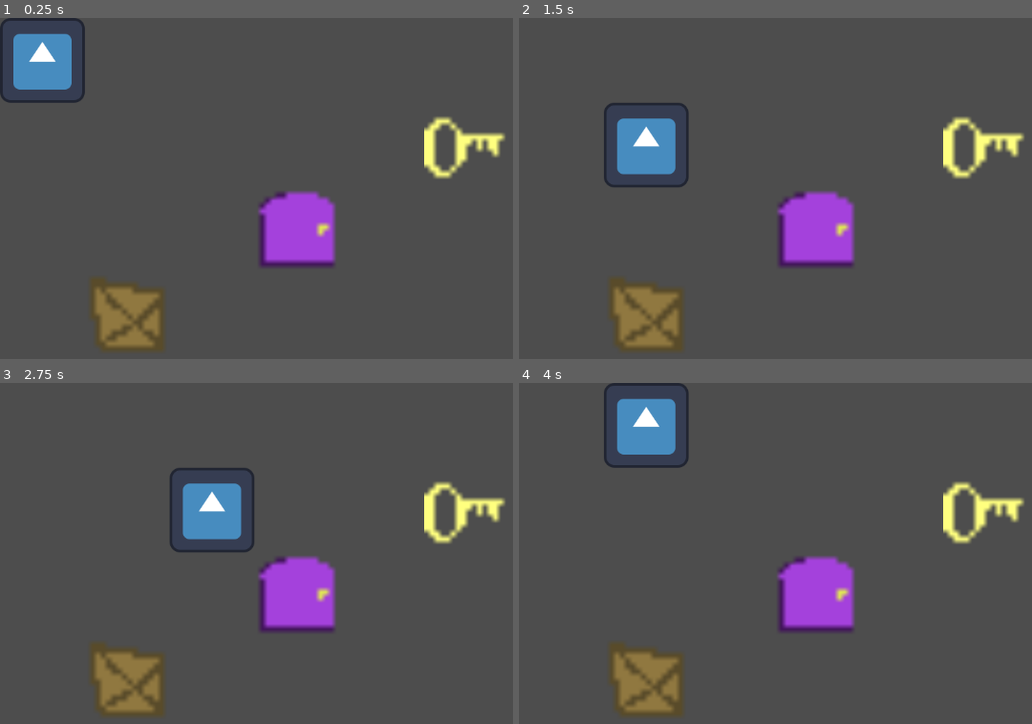
Above: before the commit, frames 1-4 (two rows, left to right).
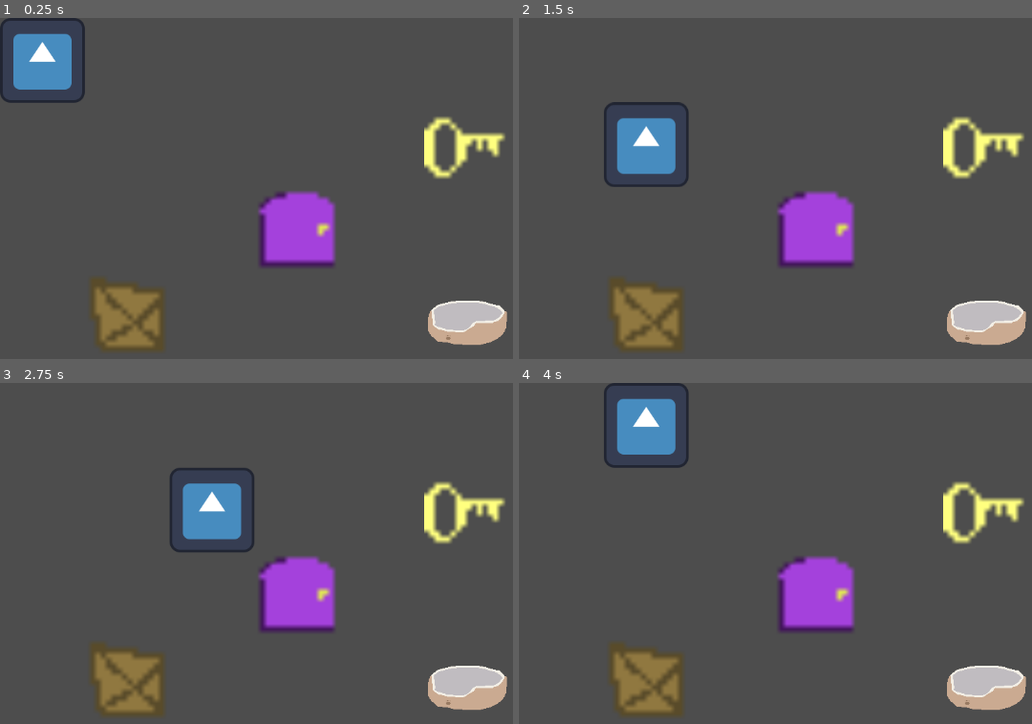
Above: after the commit, the same moments.

Repository: Just-a-Bee/Chrono-Cat
Game: Godot game, scene res://level_files/level.tscn
Same seed, same stepped clock (60 frames per second), same inputs: the game is played once before the commit and once after it. The engine's default icon, where the game draws it, is replaced by a stand-in: a white triangle on a blue panel in a dark square.
Inputs:
- Up to frame 1 (0.25 s): no input
- Up to frame 2 (1.5 s): tap Enter at 0.5 s; hold D (right) 0.53-1.28 s; tap Space at 1.25 s; hold S (down) from 1.28 s (still down)
- Up to frame 3 (2.75 s): tap Enter at 2 s; release S (down) at 2.03 s; hold D (right) from 2.03 s (still down)
- Up to frame 4 (4 s): tap Space at 2.75 s; release D (right) at 2.78 s; hold W (up) 2.78-3.53 s; tap Enter at 3.5 s; hold A (left) from 3.53 s (still down)

The runs differ from the first frame. In frame 1, 1.7% of the frame differs, in the area x 83-99%, y 82-97%; in frame 2, 1.8%, in the area x 18-99%, y 24-97%; in frame 3, 1.7%; in frame 4, 1.7%.

Commit message:
Added a whole lot of actors, working on level architecture, forgot about git oopsie its fine this is a personal project its okay

Diff:
--- a/actor_files/actor.gd
+++ b/actor_files/actor.gd
@@ -4,6 +4,9 @@
 @export var is_wall:bool
 @export var is_key:bool
 @export var is_lock:bool
+@export var is_objective:bool
+@export var is_player:bool
+@export var is_clock:bool
 
 @onready var level:Level = get_parent()
 
@@ -21,12 +24,14 @@
 		position = tween_position
 	tween = get_tree().create_tween()
 	tween_position = new_position
-	tween.tween_property(self, "position", tween_position, .075)
+	tween.tween_property(self, "position", tween_position, .3).set_trans(Tween.TRANS_QUINT).set_ease(Tween.EASE_OUT)
 
-
+# function to return behavior that should happen when self collides with actor
 func collide(actor:Actor)->int:
+	if is_player and actor.is_objective:
+		return level.COLLISION_BEHAVIORS.COLLECT
 	if is_key and actor.is_lock:
-		return level.COLISSION_BEHAVIORS.DESTROY
+		return level.COLLISION_BEHAVIORS.DESTROY
 	if actor.is_wall:
-		return level.COLISSION_BEHAVIORS.STOP
-	return level.COLISSION_BEHAVIORS.PUSH
+		return level.COLLISION_BEHAVIORS.STOP
+	return level.COLLISION_BEHAVIORS.PUSH
--- /dev/null
+++ b/actors/bed.tscn
@@ -0,0 +1,10 @@
+[gd_scene load_steps=3 format=3 uid="uid://cbvynqy0clri2"]
+
+[ext_resource type="Script" path="res://actor_files/actor.gd" id="1_0asp1"]
+[ext_resource type="Texture2D" uid="uid://cmdgsavqe2bcb" path="res://assets/Bed.png" id="1_pudc7"]
+
+[node name="Bed" type="Sprite2D"]
+texture = ExtResource("1_pudc7")
+centered = false
+script = ExtResource("1_0asp1")
+is_objective = true
--- a/actors/player.tscn
+++ b/actors/player.tscn
@@ -8,6 +8,7 @@
 texture = ExtResource("1_nwwy1")
 centered = false
 script = ExtResource("2_f2sv8")
+is_player = true
 
 [node name="ControlComponent" type="Node2D" parent="."]
 script = ExtResource("3_4ejvv")
--- /dev/null
+++ b/game_state.gd
@@ -0,0 +1,14 @@
+extends Node
+
+#Script for state autoload, changes game state, passing data like level completions between states
+
+
+var level_select_file:PackedScene = preload("res://ui/level_select/level_select.tscn")
+
+
+
+func open_level(level:PackedScene)->void:
+	get_tree().change_scene_to_packed(level)
+
+func win_level():
+	get_tree().change_scene_to_packed(level_select_file)
--- a/level_files/level.gd
+++ b/level_files/level.gd
@@ -1,23 +1,27 @@
 extends TileMap
 class_name Level
+
+signal win
 
 #dictionary that contains all actors and their level positions
 var actor_dictionary:Dictionary
 
-enum COLISSION_BEHAVIORS
+enum COLLISION_BEHAVIORS
 {
 	PUSH = 0,
 	STOP = 1,
-	DESTROY = 2
+	DESTROY = 2,
+	COLLECT = 3
 }
 
 func _ready():
 	#index all actors
 	for actor in get_children():
 		actor_dictionary[local_to_map(actor.position)] = actor
+	win.connect(GameState.win_level)
 
 #function to try to move an actor, returns true if successfully moved
-func try_move(actor:Actor, direction:Vector2i)->bool:
+func try_move(actor:Actor, direction:Vector2i)->void:
 	var from_position = actor_dictionary.find_key(actor)
 	var to_position = from_position + direction
 
@@ -27,31 +31,42 @@
 		var target_position:Vector2i = to_position # position we are checking for actors
 		var push_array:Array[Actor] = [actor]
 
-		# iterate through positions until one is unoccupied, or we hit a wall and cant move
-		while(actor_dictionary.has(target_position)):
-			var to_actor = actor_dictionary[target_position]
-
-			var collision_behavior:int = push_array[-1].collide(to_actor)
-
-			if collision_behavior == COLISSION_BEHAVIORS.PUSH: # adds that actor to push array
-				push_array.append(to_actor)
-				target_position += direction
-			elif collision_behavior == COLISSION_BEHAVIORS.STOP: # returns because move cannot go through
-				return false
-			elif collision_behavior == COLISSION_BEHAVIORS.DESTROY: # removes previous actor from push array, both are destroyed
-				destroy_actor(to_actor)
-				destroy_actor(push_array[-1])
-				push_array.pop_at(-1)
+		handle_collision(target_position, push_array, direction)
 
 		# iterate through push array in reverse, moving each actor individually
 		push_array.reverse()
 		for push_actor in push_array:
 			move_actor(push_actor, direction)
-		return true
 	else:
 		move_actor(actor, direction)
-		return true
 
+# function to handle when player collides with another actor
+func handle_collision(target_position, push_array, direction):
+	# iterate through positions until one is unoccupied, or we hit a wall and cant move
+	while(actor_dictionary.has(target_position)):
+		var to_actor = actor_dictionary[target_position]
+
+		var collision_behavior:int = push_array[-1].collide(to_actor)
+
+		if collision_behavior == COLLISION_BEHAVIORS.PUSH: # adds that actor to push array
+			push_array.append(to_actor)
+			target_position += direction
+		elif collision_behavior == COLLISION_BEHAVIORS.STOP: # returns because move cannot go through
+			push_array.clear()
+			return
+		elif collision_behavior == COLLISION_BEHAVIORS.DESTROY: # removes previous actor from push array, both are destroyed
+			destroy_actor(to_actor)
+			destroy_actor(push_array[-1])
+			push_array.pop_at(-1)
+		elif collision_behavior == COLLISION_BEHAVIORS.COLLECT: # actor is destroyed, a behavior happens based on actor
+			collect_actor(to_actor)
+
+func collect_actor(actor:Actor):
+	if actor.is_objective:
+		win.emit()
+#	if actor.is_clock:
+#		print("clock collected")
+	destroy_actor(actor)
 
 #function to move an actor, pass in actor to move and direction to move it
 func move_actor(actor:Actor, direction:Vector2i):
--- a/level_files/level.tscn
+++ b/level_files/level.tscn
@@ -1,10 +1,11 @@
-[gd_scene load_steps=7 format=3 uid="uid://cmsp07rhk1mif"]
+[gd_scene load_steps=8 format=3 uid="uid://cmsp07rhk1mif"]
 
 [ext_resource type="Script" path="res://level_files/level.gd" id="1_i2mh4"]
 [ext_resource type="PackedScene" uid="uid://dqt6w8pjasqik" path="res://actors/player.tscn" id="2_sgqyc"]
 [ext_resource type="PackedScene" uid="uid://bif7fbgreowou" path="res://actors/door.tscn" id="3_3mxhn"]
 [ext_resource type="PackedScene" uid="uid://dpvl0veqbs2re" path="res://actors/box.tscn" id="3_dtxn5"]
 [ext_resource type="PackedScene" uid="uid://cl0enbrrqmd7b" path="res://actors/key.tscn" id="4_053y0"]
+[ext_resource type="PackedScene" uid="uid://cbvynqy0clri2" path="res://actors/bed.tscn" id="6_b0yku"]
 
 [sub_resource type="TileSet" id="TileSet_e0d1f"]
 tile_size = Vector2i(128, 128)
@@ -26,3 +27,6 @@
 
 [node name="Box" parent="." instance=ExtResource("3_dtxn5")]
 position = Vector2(192, 448)
+
+[node name="Bed" parent="." instance=ExtResource("6_b0yku")]
+position = Vector2(704, 448)
--- a/project.godot
+++ b/project.godot
@@ -14,6 +14,10 @@
 run/main_scene="res://level_files/level.tscn"
 config/features=PackedStringArray("4.1", "Forward Plus")
 config/icon="res://assets/icon.svg"
+
+[autoload]
+
+GameState="*res://game_state.gd"
 
 [input]
 
--- /dev/null
+++ b/ui/level_select/level_select.gd
@@ -0,0 +1,9 @@
+extends Node2D
+
+signal open_level
+
+func _ready():
+	open_level.connect(GameState.open_level)
+
+func _on_button_button_up():
+	open_level.emit(load("res://level_files/level.tscn"))
--- /dev/null
+++ b/ui/level_select/level_select.tscn
@@ -0,0 +1,15 @@
+[gd_scene load_steps=2 format=3 uid="uid://dseb7xqjms3u6"]
+
+[ext_resource type="Script" path="res://ui/level_select/level_select.gd" id="1_ppnx8"]
+
+[node name="LevelSelect" type="Node2D"]
+script = ExtResource("1_ppnx8")
+
+[node name="Button" type="Button" parent="."]
+offset_left = 384.0
+offset_top = 256.0
+offset_right = 512.0
+offset_bottom = 384.0
+text = "Open level "
+
+[connection signal="button_up" from="Button" to="." method="_on_button_button_up"]
Binary file added: assets/Bed.png
Not shown, added: assets/Bed.png.import
